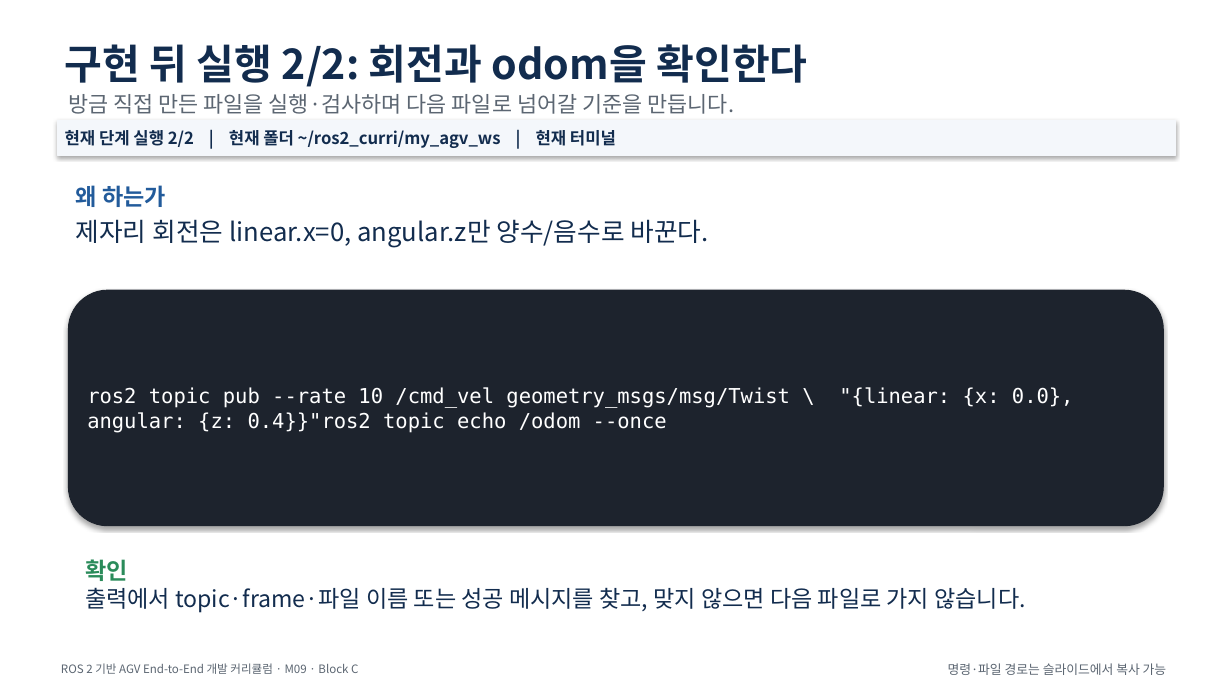
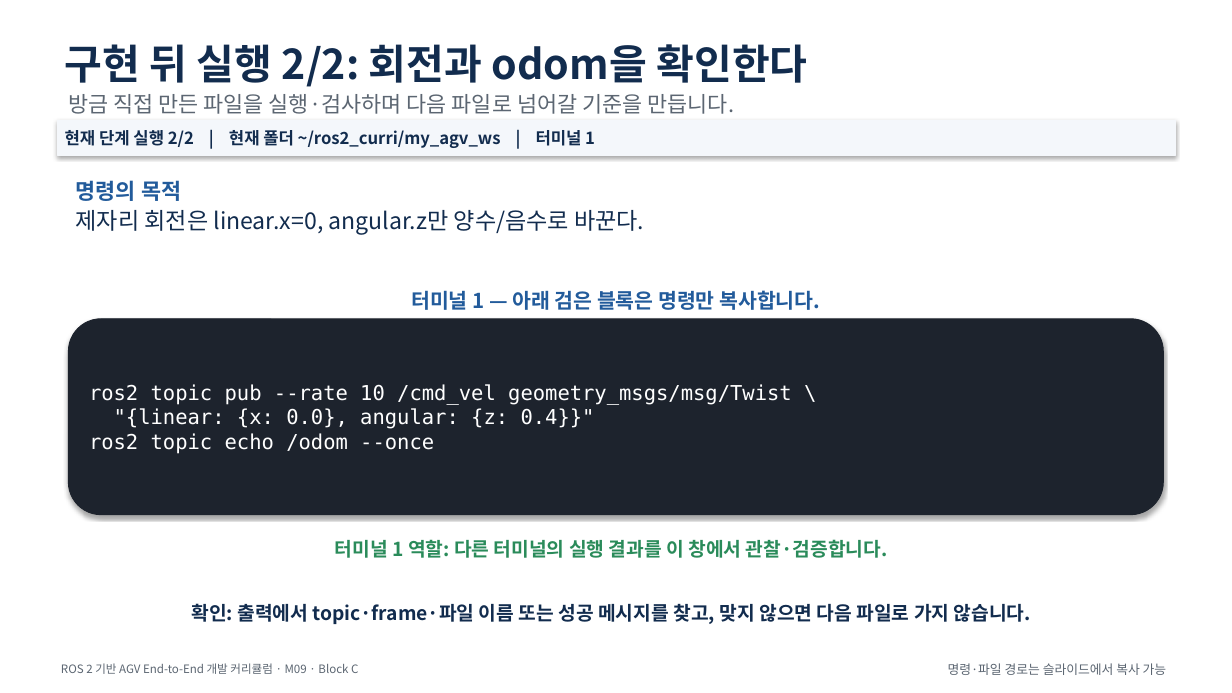
Before and after one commit to choimagon/ros2_curri, a slide deck: slide 66 of blocks/C_drive_visualization/Block_C_M시리즈_통합_따라하기.pptx. Drawn at 1232x693 pixels with LibreOffice and Linux fonts; fonts in the diff are those of the drawing. Boxes give left, top, right and bottom in pixels: in the first picture for what was removed or moved away, otherwise in the second. Text is boxed around its words. In the diff, an @@ line names an element or a change of style, - is before the commit and + after.

Commit message:
Regenerate visual terminal curriculum decks

```diff
--- a/blocks/C_drive_visualization/Block_C_M시리즈_통합_따라하기.pptx
+++ b/blocks/C_drive_visualization/Block_C_M시리즈_통합_따라하기.pptx
@@ text in rectangle at <box>65,130,595,148</box>: text changed @@
-현재 단계 실행 2/2 | 현재 폴더 ~/ros2_curri/my_agv_ws | 현재 터미널
+현재 단계 실행 2/2 | 현재 폴더 ~/ros2_curri/my_agv_ws | 터미널 1
@@ text "제자리 회전은 linear.x=0, angular.z만 양수/음수로 ...": place and size @@
-text "제자리 회전은 linear.x=0, angular.z만 양수/음수로 ..." at <box>76,219,709,248</box>
+text "제자리 회전은 linear.x=0, angular.z만 양수/음수로 ..." at <box>76,210,644,234</box>
@@ text "제자리 회전은 linear.x=0, angular.z만 양수/음수로 ..." at <box>76,210,644,234</box>: size 20 to 18 pt @@
@@ text at <box>76,180,181,201</box>: text changed; size 18 to 17 pt @@
-왜 하는가
+명령의 목적
@@ text added at <box>411,290,820,310</box>, 16 pt, text #225B9B, bold @@
+터미널 1 — 아래 검은 블록은 명령만 복사합니다.
@@ rounded rectangle "ros2 topic pub --rate 10 ...": place and size @@
-rounded rectangle "ros2 topic pub --rate 10 ..." at <box>68,290,1164,526</box>
+rounded rectangle "ros2 topic pub --rate 10 ..." at <box>68,319,1164,515</box>
@@ text in rounded rectangle at <box>89,384,792,454</box>: text changed @@
-ros2 topic pub --rate 10 /cmd_vel geometry_msgs/msg/Twist \ "{linear: {x: 0.0}, angular: {z: 0.4}}"ros2 topic echo /odom --once
+ros2 topic pub --rate 10 /cmd_vel geometry_msgs/msg/Twist \
+"{linear: {x: 0.0}, angular: {z: 0.4}}"
+ros2 topic echo /odom --once
@@ text added at <box>335,539,888,558</box>, 15 pt, text #2A8B5A, bold @@
+터미널 1 역할: 다른 터미널의 실행 결과를 이 창에서 관찰·검증합니다.
@@ text removed at <box>85,559,128,581</box> @@
-확인
@@ text at <box>191,603,1031,624</box>: text changed; size 18 to 15 pt; bold on @@
-출력에서 topic·frame·파일 이름 또는 성공 메시지를 찾고, 맞지 않으면 다음 파일로 가지 않습니다.
+확인: 출력에서 topic·frame·파일 이름 또는 성공 메시지를 찾고, 맞지 않으면 다음 파일로 가지 않습니다.
```
Also in this commit, not shown: 59 other slides changed, 4 slides added, 55 other files.
